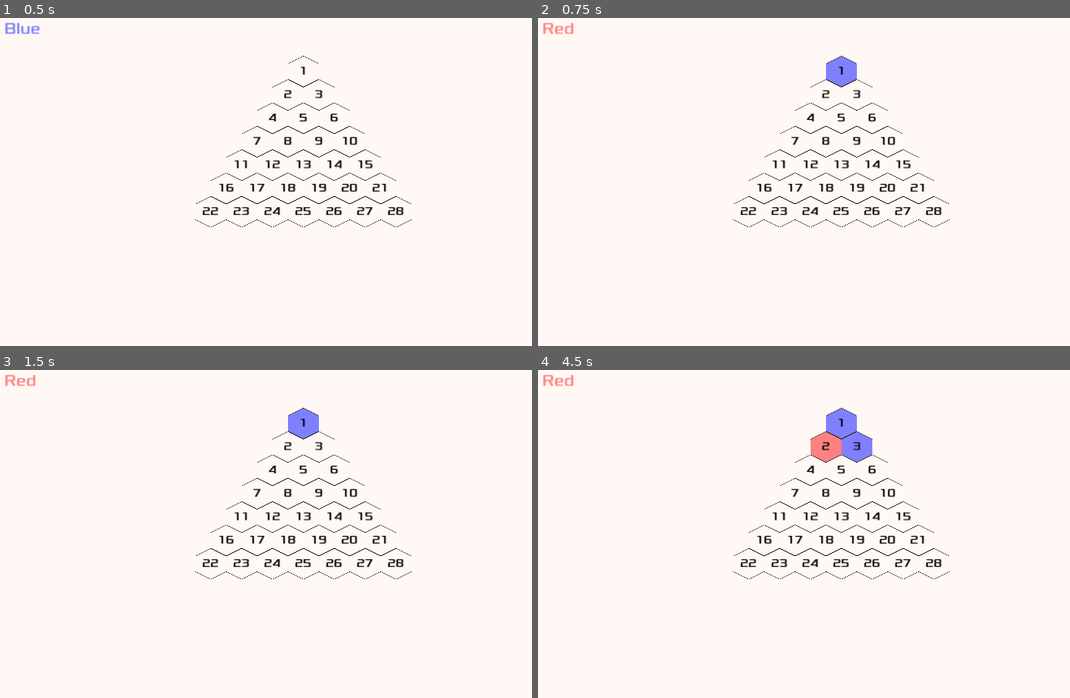
Above: before the commit, frames 1-4 (two rows, left to right).
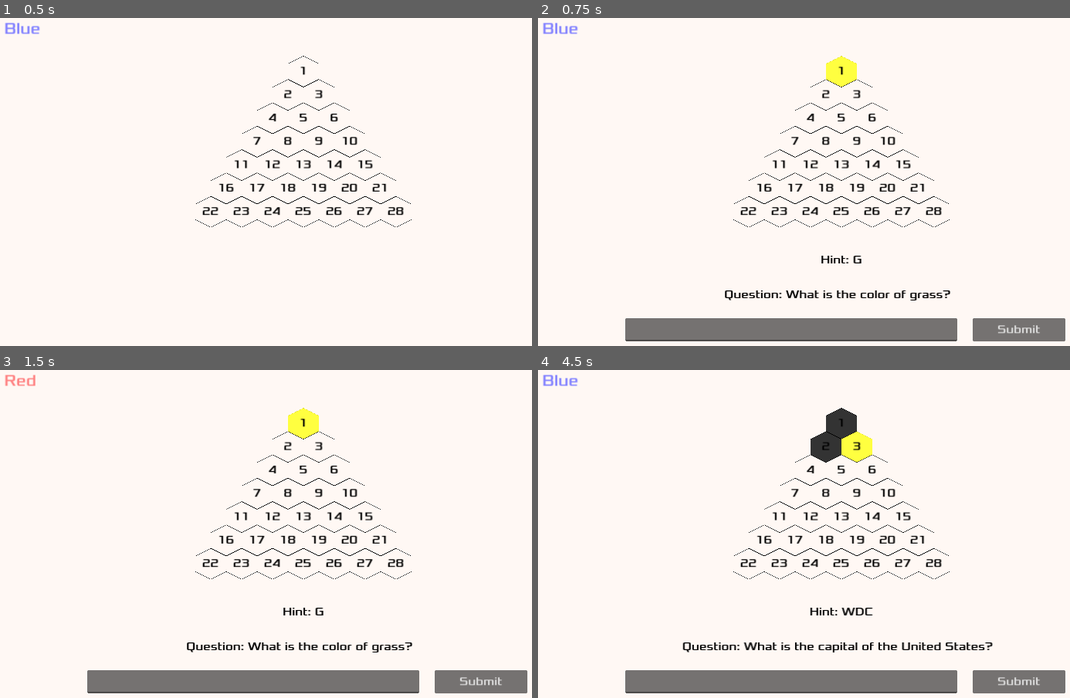
Above: after the commit, the same moments.

Repository: iggyshu/az-quiz
Game: Godot game, scene res://main.tscn
Two runs of this game, one before a commit and one after it. Both use one fixed random seed, a clock stepped at 60 frames per second and the inputs below.
Inputs (mouse positions are in pixels of both pictures, inside the frame that each line leads up to):
- Up to frame 1 (0.5 s): no input
- Up to frame 2 (0.75 s): tap Enter at 0.5 s; move the mouse to (841, 70) at 0.52 s; click (841, 70) at 0.67 s
- Up to frame 3 (1.5 s): click (478, 681) at 1.25 s, where only the run after the commit has a clickable "Submit"
- Up to frame 4 (4.5 s): click (1016, 681) at 2 s, where only the run after the commit has a clickable "Submit"; tap Space at 2.75 s; move the mouse to (825, 445) at 2.77 s; click (825, 445) at 2.92 s; click (1016, 681) at 3.5 s, where only the run after the commit has a clickable "Submit"; tap Enter at 4.25 s; move the mouse to (857, 445) at 4.27 s; click (857, 445) at 4.42 s

Frame 1 is identical in both runs. In frame 2, 6.8% of the frame differs, in the area x 0-100%, y 1-99%; in frame 3, 6.6%; in frame 4, 7.9%.

Commit message:
few bugs, but most mechanics in place

Diff:
--- a/hexagon.gd
+++ b/hexagon.gd
@@ -16,6 +16,8 @@
 func _process(delta):
 	if is_selected and not is_team_colored:
 		$TileColor.play("dark_yellow")
+	elif is_black:
+		$TileColor.play("black")
 
 func set_value(value):
 	$NumberLabel.text = str(value)
@@ -23,10 +25,12 @@
 
 func set_team_color(color):
 	is_team_colored = true
+	is_black = false
 	$TileColor.play(color)
 
 func set_black():
 	is_black = true
+	is_selected = false
 	$TileColor.play("black")
 
 func _on_mouse_entered():
--- a/hud.gd
+++ b/hud.gd
@@ -7,7 +7,7 @@
 func _ready():
 	$TeamBlueLabel.visible = false
 	$TeamRedLabel.visible = false
-	_hide_controls()
+	hide_controls()
 
 
 # Called every frame. 'delta' is the elapsed time since the previous frame.
@@ -15,7 +15,7 @@
 	pass
 
 
-func _hide_controls():
+func hide_controls():
 	$SubmitButton.visible = false
 	$MessageLabel.visible = false
 	$AnswerTextEdit.visible = false
@@ -29,19 +29,20 @@
 	$MessageLabel.visible = true
 
 
-func show_regular_question(question_text, hint_text):
-	_hide_controls()
-	$QuestionLabel.text = question_text
-	$MessageLabel.text = hint_text
+func show_regular_question(question):
+	hide_controls()
+	$QuestionLabel.text = "Question: " + question.question_text
+	$MessageLabel.text = "Hint: " + question.hint_text
 	$QuestionLabel.visible = true
 	$MessageLabel.visible = true
 	$SubmitButton.visible = true
 	$AnswerTextEdit.visible = true
+	$AnswerTextEdit.text = ""
 
 
-func show_hard_question(question_text):
-	_hide_controls()
-	$QuestionLabel.text = question_text
+func show_hard_question(question):
+	hide_controls()
+	$QuestionLabel.text = "Question: " + question.question_text
 	$QuestionLabel.visible = true
 	$YesButton.visible = true
 	$NoButton.visible = true
--- a/hud.tscn
+++ b/hud.tscn
@@ -1,10 +1,32 @@
-[gd_scene load_steps=3 format=3 uid="uid://cl42fmt8tpyji"]
+[gd_scene load_steps=5 format=3 uid="uid://cl42fmt8tpyji"]
 
 [ext_resource type="FontFile" uid="uid://dxc71cs4m0d58" path="res://fonts/Xolonium-Regular.ttf" id="1_2vvjq"]
 [ext_resource type="Script" path="res://hud.gd" id="1_aaec2"]
 
+[sub_resource type="InputEventKey" id="InputEventKey_feoyo"]
+device = -1
+keycode = 4194309
+
+[sub_resource type="Shortcut" id="Shortcut_qql6e"]
+events = [SubResource("InputEventKey_feoyo")]
+
 [node name="HUD" type="CanvasLayer"]
 script = ExtResource("1_aaec2")
+
+[node name="AnswerTextEdit" type="LineEdit" parent="."]
+anchors_preset = 7
+anchor_left = 0.5
+anchor_top = 1.0
+anchor_right = 0.5
+anchor_bottom = 1.0
+offset_left = -448.0
+offset_top = -80.0
+offset_right = 240.0
+offset_bottom = -32.0
+grow_horizontal = 2
+grow_vertical = 0
+theme_override_fonts/font = ExtResource("1_2vvjq")
+theme_override_font_sizes/font_size = 24
 
 [node name="QuestionLabel" type="Label" parent="."]
 anchors_preset = 12
@@ -23,21 +45,6 @@
 text = "Q: What planet is between Venus and Mars?"
 horizontal_alignment = 1
 
-[node name="AnswerTextEdit" type="TextEdit" parent="."]
-anchors_preset = 7
-anchor_left = 0.5
-anchor_top = 1.0
-anchor_right = 0.5
-anchor_bottom = 1.0
-offset_left = -448.0
-offset_top = -80.0
-offset_right = 240.0
-offset_bottom = -32.0
-grow_horizontal = 2
-grow_vertical = 0
-theme_override_fonts/font = ExtResource("1_2vvjq")
-theme_override_font_sizes/font_size = 24
-
 [node name="SubmitButton" type="Button" parent="."]
 anchors_preset = 3
 anchor_left = 1.0
@@ -52,6 +59,7 @@
 grow_vertical = 0
 theme_override_fonts/font = ExtResource("1_2vvjq")
 theme_override_font_sizes/font_size = 24
+shortcut = SubResource("Shortcut_qql6e")
 text = "Submit"
 
 [node name="YesButton" type="Button" parent="."]
--- a/main.gd
+++ b/main.gd
@@ -18,6 +18,10 @@
 # Question pools
 var regular_questions = null
 var hard_questions = null
+var current_question = null
+
+var current_hex = null
+var second_attempt = false
 
 # Called when the node enters the scene tree for the first time.
 func _ready():
@@ -124,18 +128,31 @@
 
 
 func _on_hex_tile_selected(hex):
-	if current_team == BLUE:
-		hex.set_team_color(BLUE)
-		team_tiles[BLUE].append(hex.value)
+	current_hex = hex
+	second_attempt = false
+	if not hex.is_black:
+		# empty hex, proceed to ask a regular question
+		current_question = regular_questions.pop_at(-1)
+		$HUD.show_regular_question(current_question)
+	else:
+		# black hex was selected, display a hard question
+		current_question = hard_questions.pop_at(-1)
+		$HUD.show_hard_question(current_question)
+
+
+func claim_hex_tile(team):
+	if team == BLUE:
+		current_hex.set_team_color(BLUE)
+		team_tiles[BLUE].append(current_hex.value)
 
 		if _check_path_exists(BLUE):
 			$HUD.show_message("Blue team won!")
 
 		current_team = RED
 		$HUD.set_team(RED)
-	elif current_team == RED:
-		hex.set_team_color(RED)
-		team_tiles[RED].append(hex.value)
+	elif team == RED:
+		current_hex.set_team_color(RED)
+		team_tiles[RED].append(current_hex.value)
 
 		if _check_path_exists(RED):
 			$HUD.show_message("Red team won!")
@@ -144,6 +161,7 @@
 		$HUD.set_team(BLUE)
 	else:
 		print("Uknown team!")
+
 
 
 
@@ -156,3 +174,37 @@
 	var content_as_text = file.get_as_text()
 	var content_as_dictionary = _parse_json(content_as_text)
 	return content_as_dictionary
+
+
+func _on_hard_question_answer(answer: bool):
+	if current_question.is_true == answer:
+		claim_hex_tile(current_team)
+	else:
+		# the opposite team claims the tile
+		if current_team == BLUE:
+			claim_hex_tile(RED)
+		else:
+			claim_hex_tile(BLUE)
+		$HUD.hide_controls()
+
+
+func _on_regular_question_answer(answer: String):
+	if current_question.answer_text.to_lower() == answer.to_lower():
+		claim_hex_tile(current_team)
+		$HUD.hide_controls()
+	elif not second_attempt:
+		# if the first team answered the question incorrectly
+		# the second team has a chance to answer
+		$HUD.show_regular_question(current_question)
+		if current_team == BLUE:
+			current_team = RED
+			$HUD.set_team(RED)
+		else:
+			current_team = BLUE
+			$HUD.set_team(BLUE)
+		second_attempt = true
+	else:
+		# no team answered the question correctly
+		# make the tile black
+		current_hex.set_black()
+		$HUD.hide_controls()
--- a/main.tscn
+++ b/main.tscn
@@ -11,3 +11,6 @@
 position = Vector2(640, 80)
 
 [node name="HUD" parent="." instance=ExtResource("2_ejytc")]
+
+[connection signal="hard_question_answer" from="HUD" to="." method="_on_hard_question_answer"]
+[connection signal="regular_question_answer" from="HUD" to="." method="_on_regular_question_answer"]
